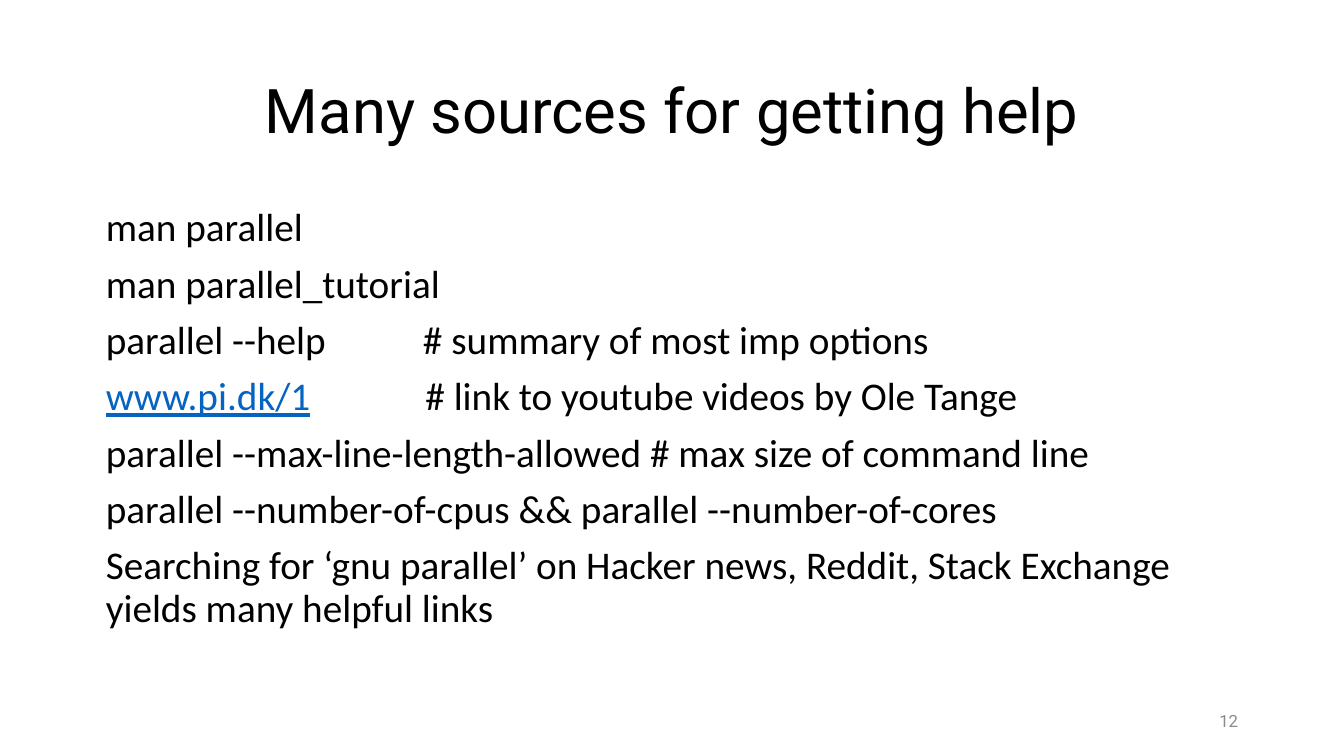
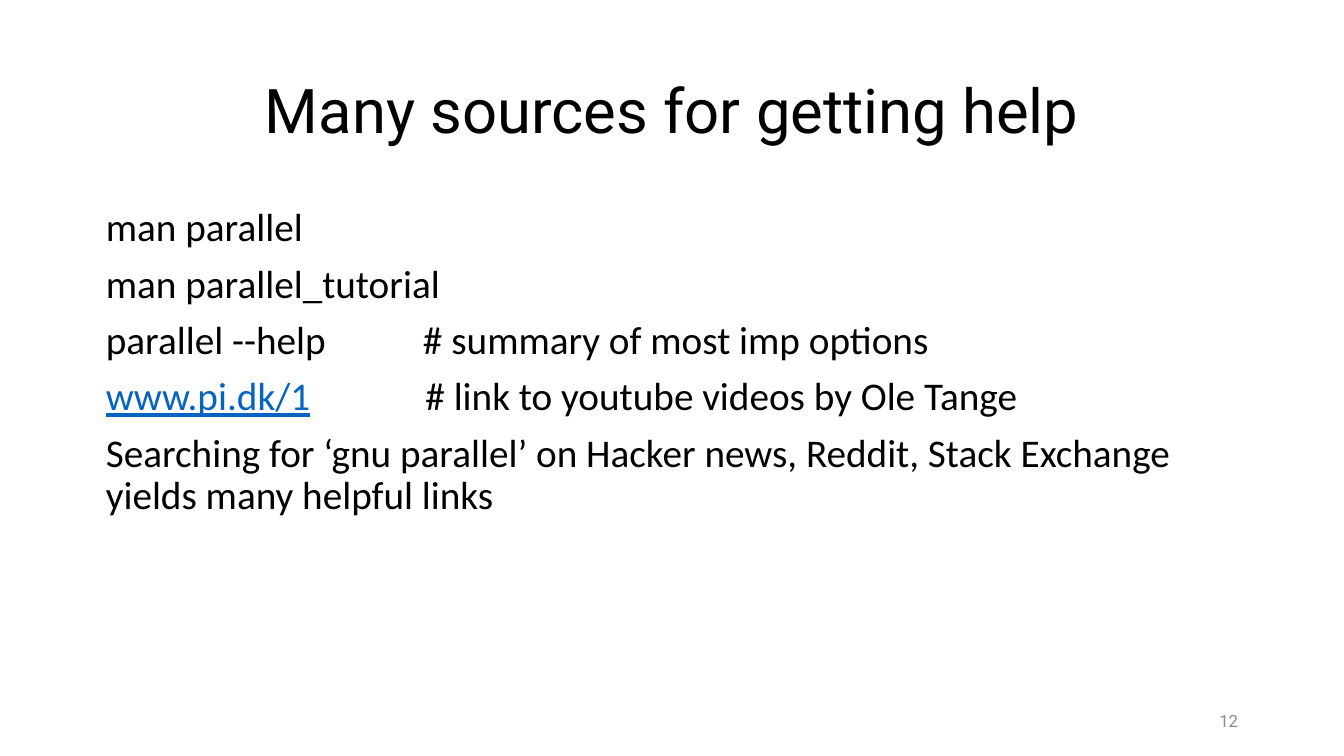
Before and after one commit to ketancmaheshwari/pearc24tut, a slide deck: slide 12 of gnu-parallel-tutorial.pptx. Drawn at 1344x756 pixels with LibreOffice and Linux fonts; fonts in the diff are those of the drawing. Boxes give left, top, right and bottom in pixels: in the first picture for what was removed or moved away, otherwise in the second. Text is boxed around its words. In the diff, an @@ line names an element or a change of style, - is before the commit and + after.

```diff
--- a/gnu-parallel-tutorial.pptx
+++ b/gnu-parallel-tutorial.pptx
@@ text at box(106, 439, 1089, 530): paragraphs removed @@
-parallel --max-line-length-allowed # max size of command line
-parallel --number-of-cpus && parallel --number-of-cores
```
Also in this commit, not shown: 1 other slide changed, 2 other files.
